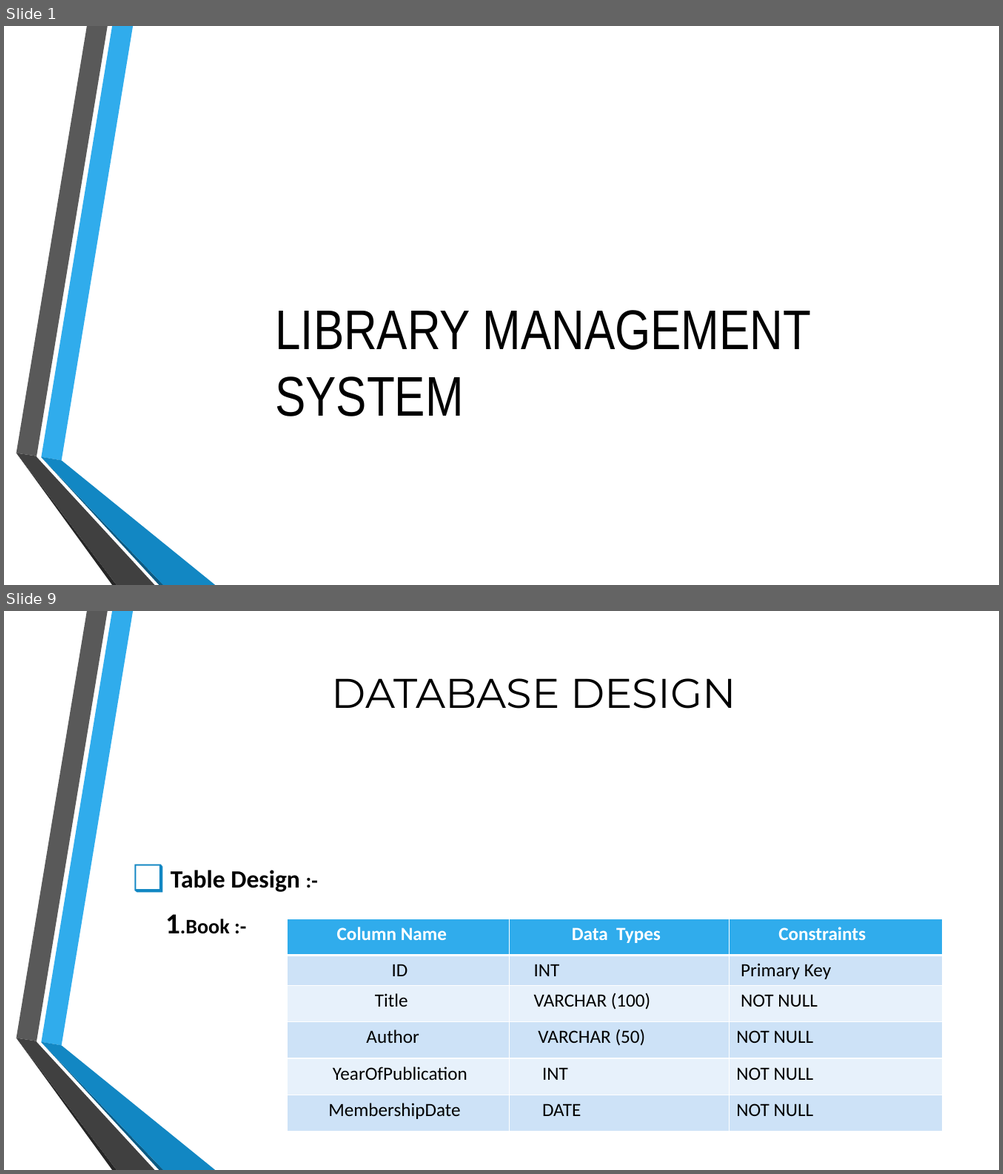
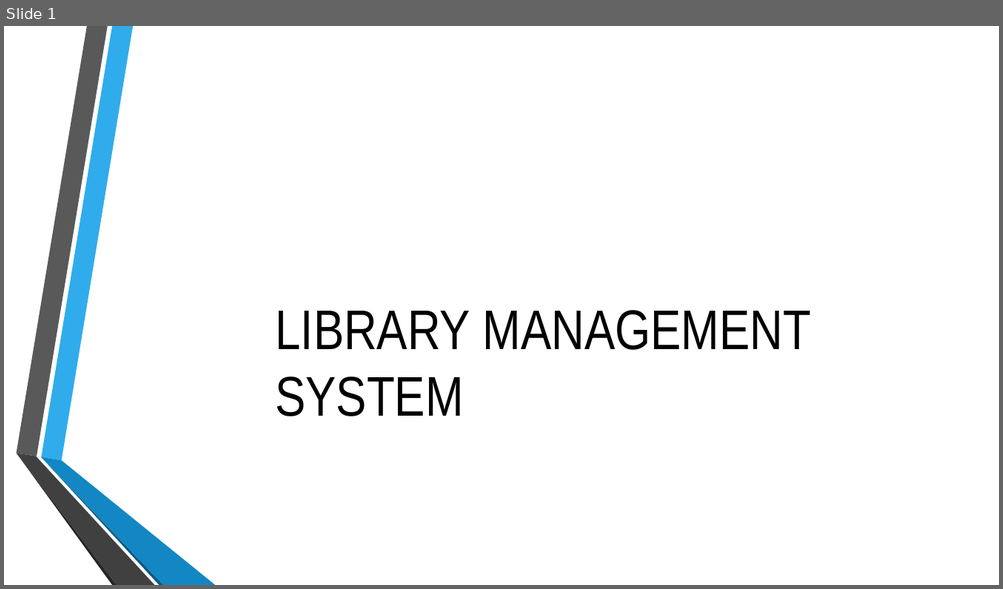
Before and after one commit to Vruchi0321/Hibernate_Project, a slide deck: LMS.pptx. Shown one above the other, each under a label of ours: slides 1 and 9 before the commit, slide 1 after it; the slides between them are not shown. The pictures are 1003x1174 and 1003x589 pixels, drawn with LibreOffice and Linux fonts; fonts in the diff are those of the drawing; background and template pictures are left out. Boxes give left, top, right and bottom in pixels: in the first picture for what was removed or moved away, otherwise in the second. Text is boxed around its words. In the diff, an @@ line names an element or a change of style, - is before the commit and + after.

```diff
--- a/LMS.pptx
+++ b/LMS.pptx
@@ slide 9 removed at [4, 611, 999, 1170], background picture (left out); not listed: 6 template elements that a slide beside it also shows @@
@@ title removed at [332, 678, 736, 709] @@
-DATABASE DESIGN
@@ text removed at [165, 870, 300, 934] @@
-❑ Table Design :-
-1.Book :-
@@ table removed at [287, 919, 942, 1132], 6 rows, 3 columns @@
-Column Name | Data Types | Constraints
-ID | INT | Primary Key
-Title | VARCHAR (100) | NOT NULL
-Author | VARCHAR (50) | NOT NULL
-YearOfPublication | INT | NOT NULL
-MembershipDate | DATE | NOT NULL
```
Also in this commit, not shown: 3 slides changed, 6 slides added, 8 other slides removed.
